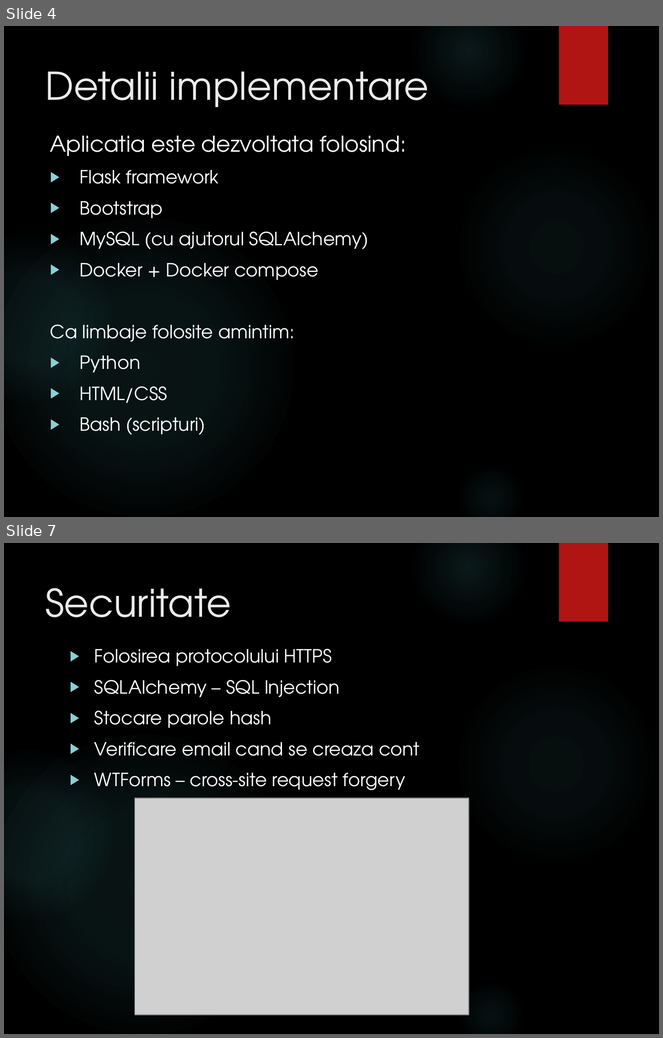
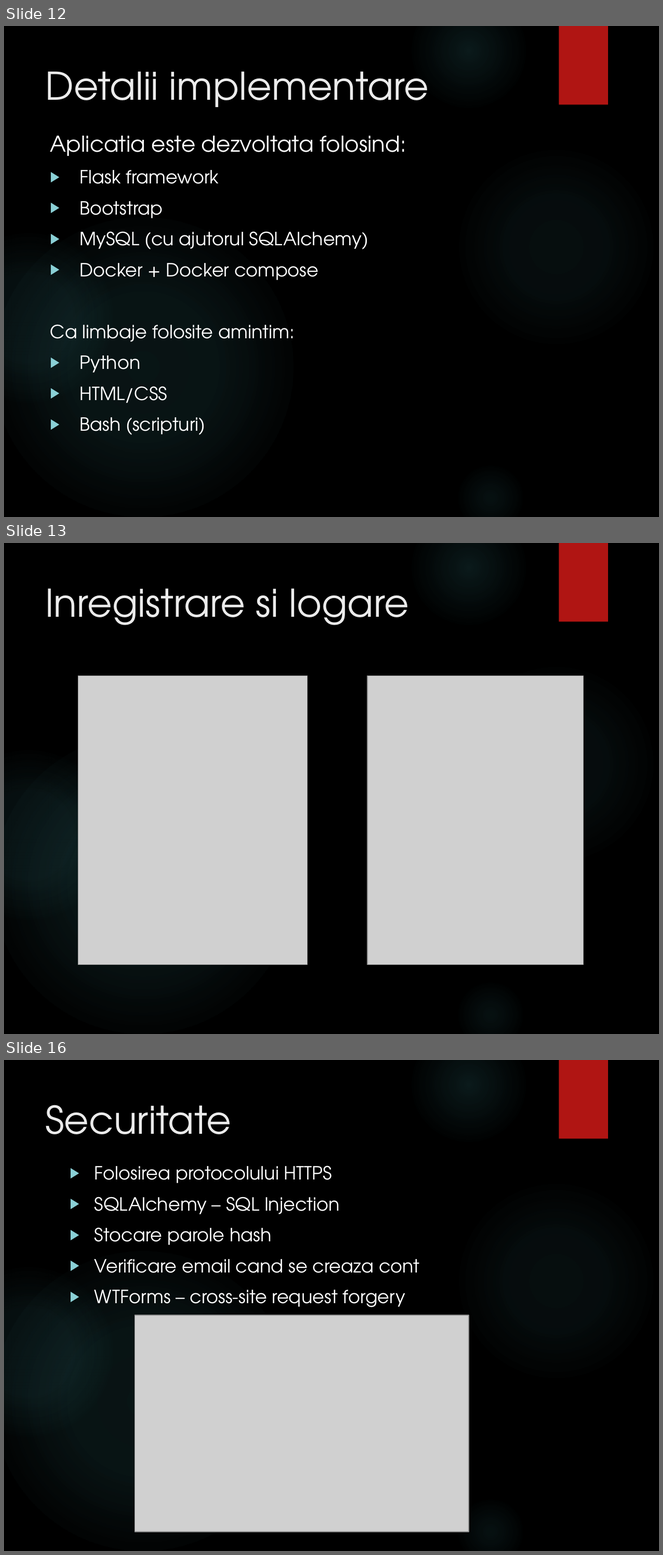
Before and after one commit to rizebi/bachelorProjectDiploma, a slide deck: Documentatie/Prezentare.pptx. Shown one above the other, each under a label of ours: slides 4 and 7 before the commit, slides 12, 13 and 16 after it; the slides between them are not shown. The pictures are 663x1038 and 663x1555 pixels, drawn with LibreOffice and Linux fonts; fonts in the diff are those of the drawing; grey boxes stand for pictures; background and template pictures are left out. Boxes give left, top, right and bottom in pixels: in the first picture for what was removed or moved away, otherwise in the second. Text is boxed around its words. In the diff, an @@ line names an element or a change of style, - is before the commit and + after.

```diff
--- a/Documentatie/Prezentare.pptx
+++ b/Documentatie/Prezentare.pptx
@@ slide 13 added at [4,543,659,1034], background picture (left out); not listed: 6 template elements that a slide beside it also shows @@
@@ title added at [45,588,409,625], 42 pt, text #EBEBEB @@
+Inregistrare si logare
@@ picture added at [78,676,307,966] @@
@@ picture added at [367,676,584,966] @@
@@ what was slide 4 is now slide 12 @@
@@ what was slide 7 is now slide 16 @@
```
Also in this commit, not shown: 1 slide changed, 9 other slides added, 1 other file.
